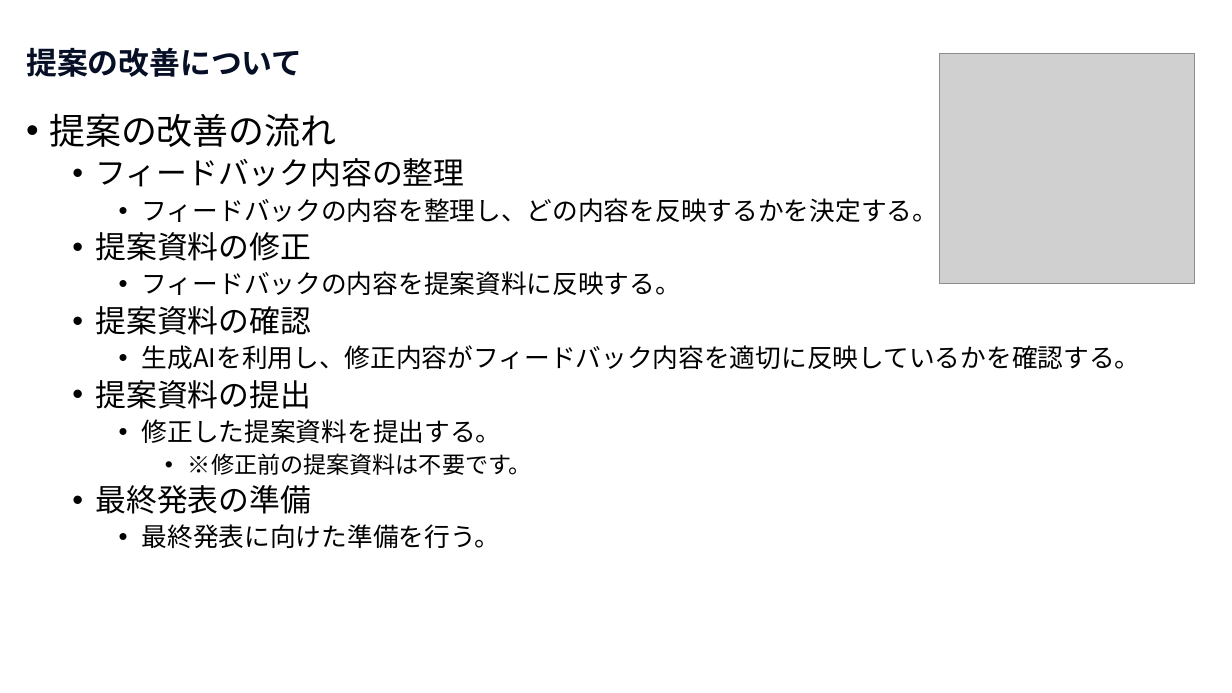
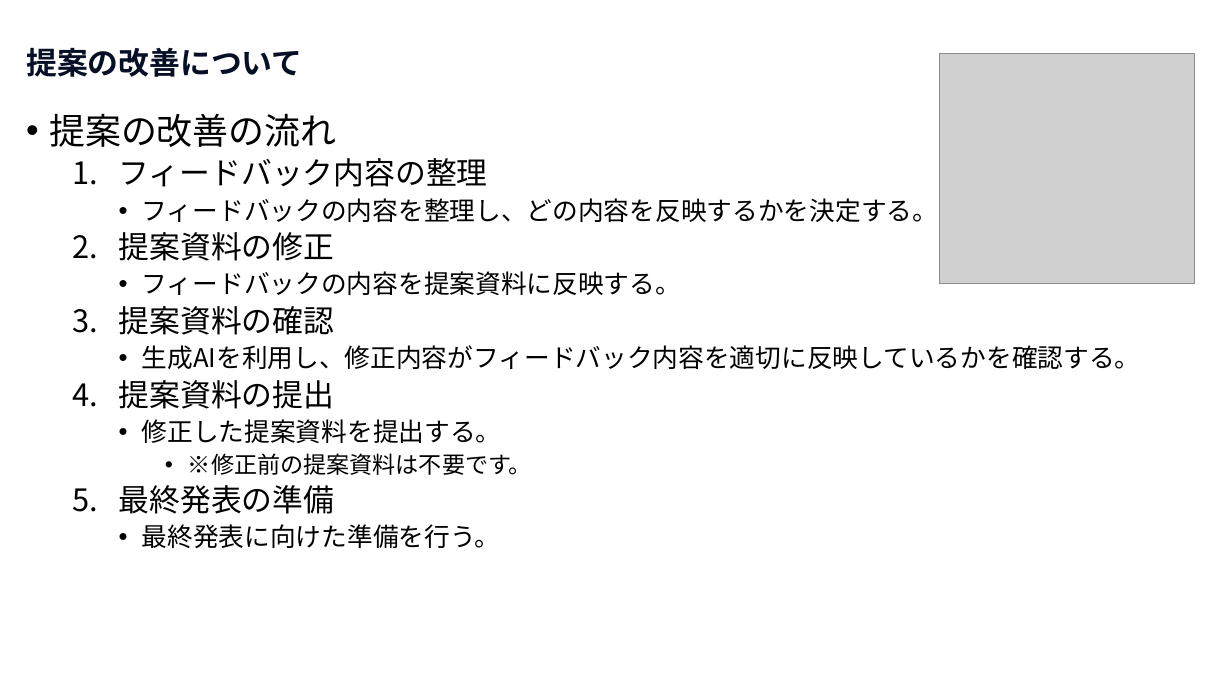
Before and after one commit to nishida2073/ai_navive, a slide deck: slide 6 of 00_オリエンテーション/【AI Native研修-提案研修】研修の概要.pptx. Drawn at 1232x693 pixels with LibreOffice and Linux fonts; fonts in the diff are those of the drawing; grey boxes stand for pictures. Boxes give left, top, right and bottom in pixels: in the first picture for what was removed or moved away, otherwise in the second. Text is boxed around its words. In the diff, an @@ line names an element or a change of style, - is before the commit and + after.

```diff
--- a/00_オリエンテーション/【AI Native研修-提案研修】研修の概要.pptx
+++ b/00_オリエンテーション/【AI Native研修-提案研修】研修の概要.pptx
@@ text at <box>119,158,488,514</box>: bullet • to 1. @@
```
Also in this commit, not shown: 2 other slides changed, 2 other files.
